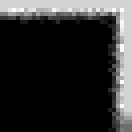
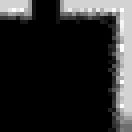
Before/after of a w=132, h=132 layered artwork. What changed in the layer stack:
added layer "Layer 6" (darken) above "Layer 4" over 28, 0, 64, 24
